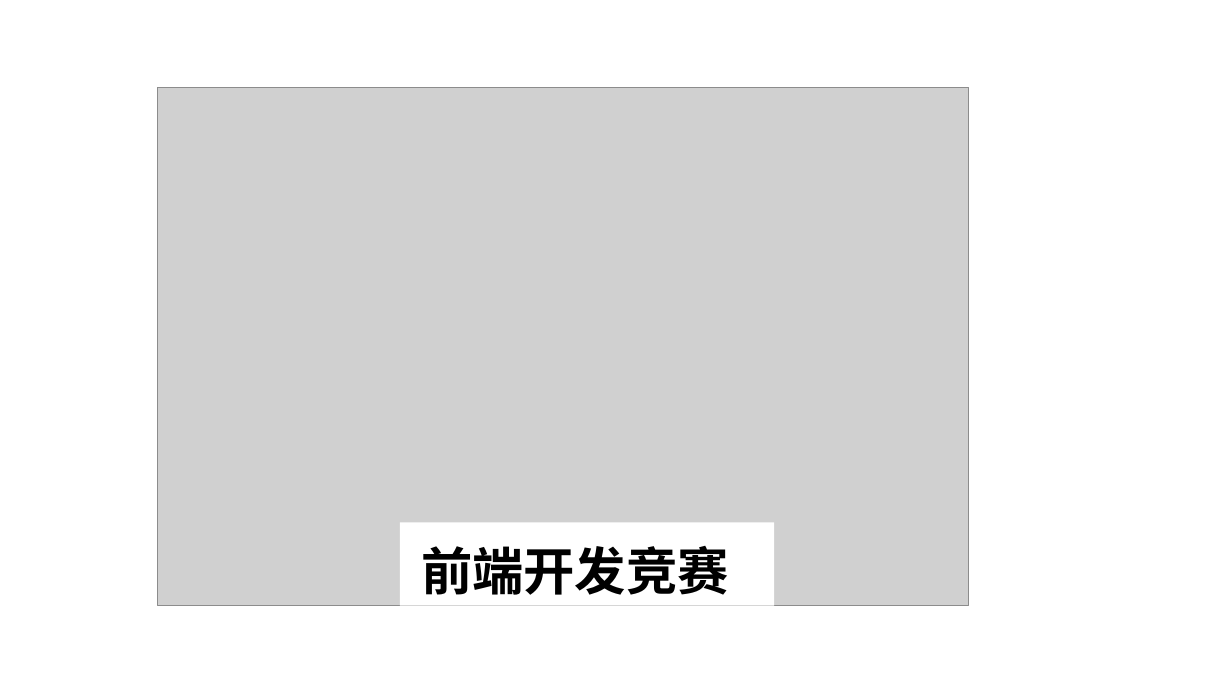
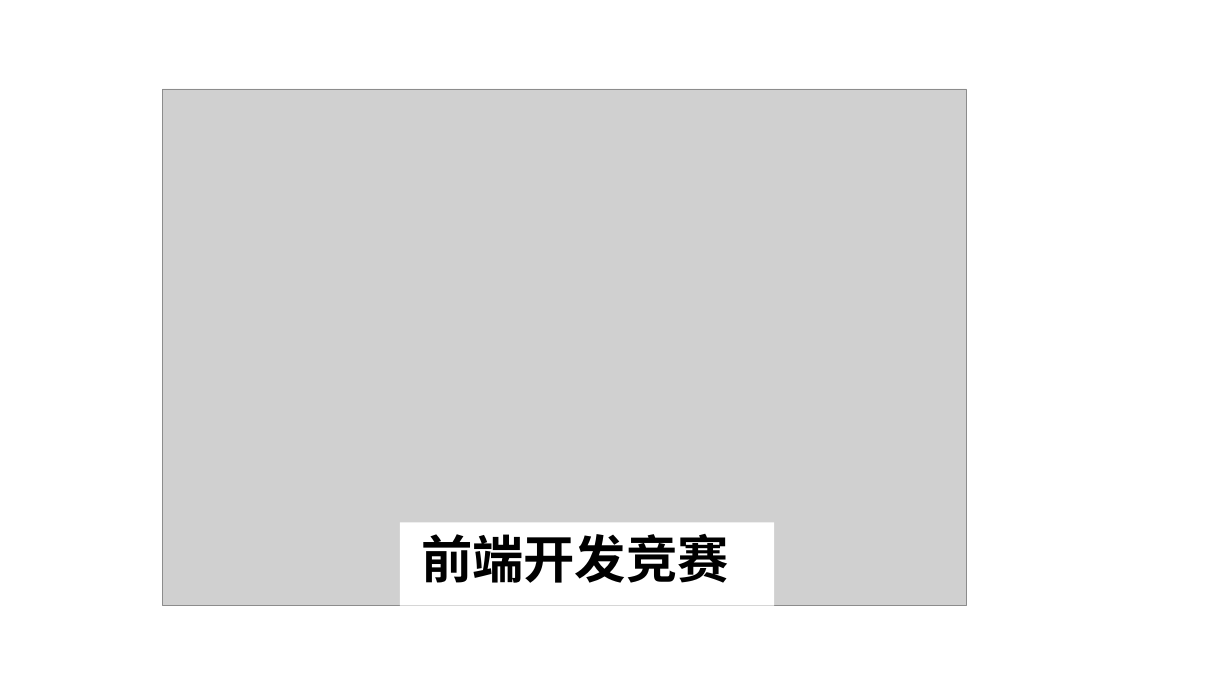
Before and after one commit to l-204/l-204.github.io, a slide deck: slide 14 of 封面设计.pptx. Drawn at 1232x693 pixels with LibreOffice and Linux fonts; fonts in the diff are those of the drawing; grey boxes stand for pictures. Boxes give left, top, right and bottom in pixels: in the first picture for what was removed or moved away, otherwise in the second. Text is boxed around its words. In the diff, an @@ line names an element or a change of style, - is before the commit and + after.

```diff
--- a/封面设计.pptx
+++ b/封面设计.pptx
@@ picture: place and size @@
-picture at bbox=[158, 87, 969, 605]
+picture at bbox=[163, 89, 967, 605]
@@ text "前端开发竞赛": place and size @@
-text "前端开发竞赛" at bbox=[421, 546, 729, 595]
+text "前端开发竞赛" at bbox=[421, 534, 729, 583]
```
Also in this commit, not shown: 1 other slide changed, 52 other files.
